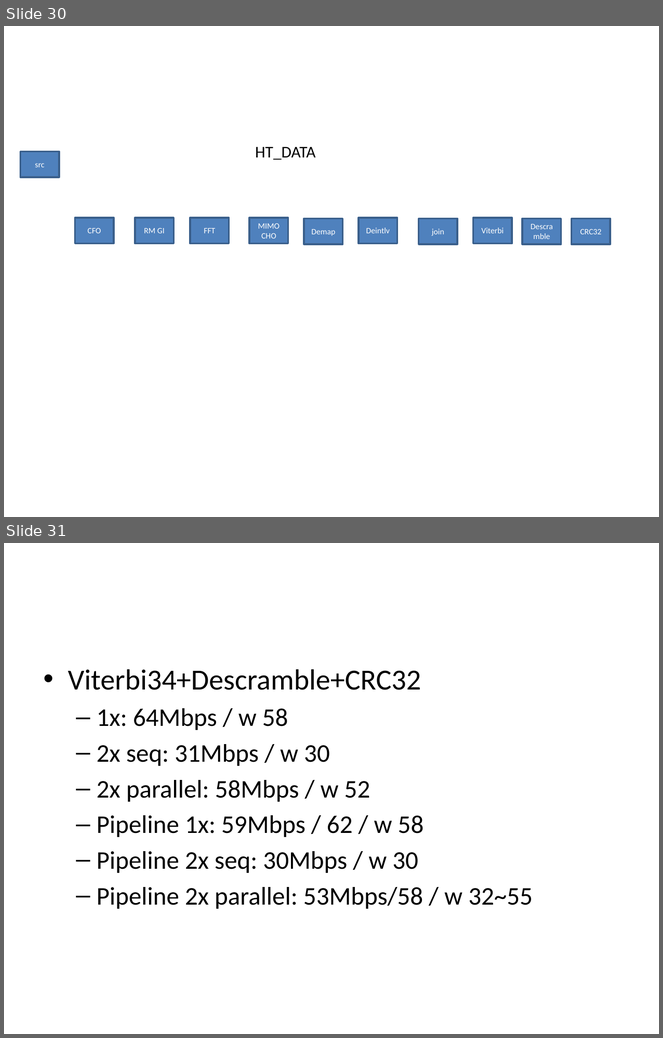
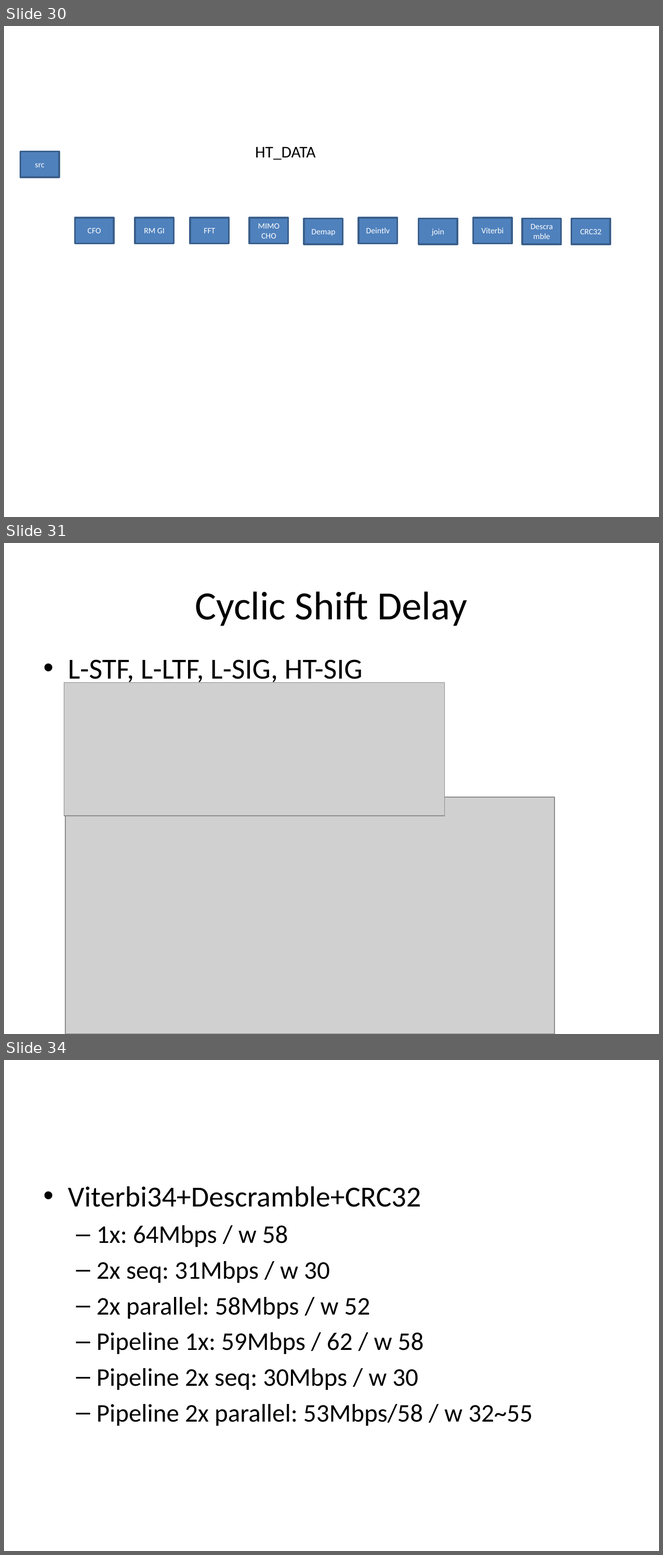
Before and after one commit to wwwgitcom/CORA, a slide deck: cora.pptx. Shown one above the other, each under a label of ours: slides 30 and 31 before the commit, slides 30, 31 and 34 after it; the slides between them are not shown. The pictures are 663x1038 and 663x1555 pixels, drawn with LibreOffice and Linux fonts; fonts in the diff are those of the drawing; grey boxes stand for pictures. Boxes give left, top, right and bottom in pixels: in the first picture for what was removed or moved away, otherwise in the second. Text is boxed around its words. In the diff, an @@ line names an element or a change of style, - is before the commit and + after.

```diff
--- a/cora.pptx
+++ b/cora.pptx
@@ slide 31 added at (4,543,659,1034), background #FFFFFF @@
@@ title added at (195,591,468,626), 44 pt, text #000000 @@
+Cyclic Shift Delay
@@ text added at (68,659,363,686), 32 pt, text #000000 @@
+• L-STF, L-LTF, L-SIG, HT-SIG
@@ picture added at (64,682,445,815) @@
@@ picture added at (65,797,555,1034) @@
@@ what was slide 31 is now slide 34 @@
```
Also in this commit, not shown: 2 other slides added, 20 other files.
